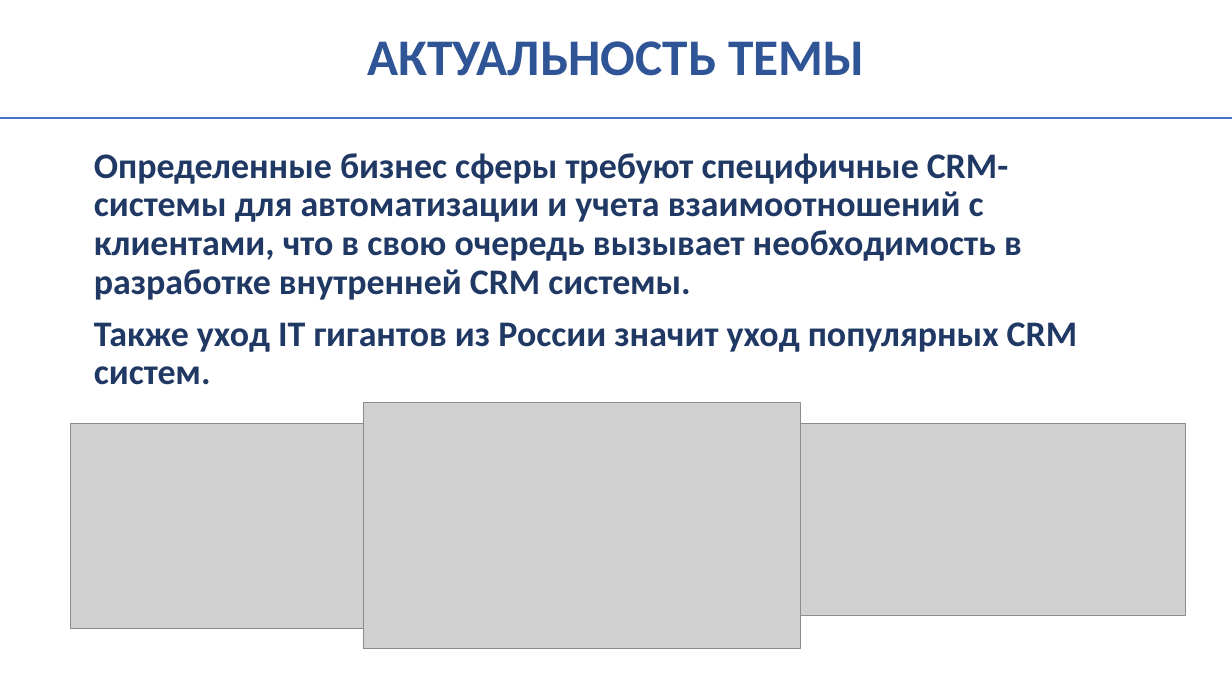
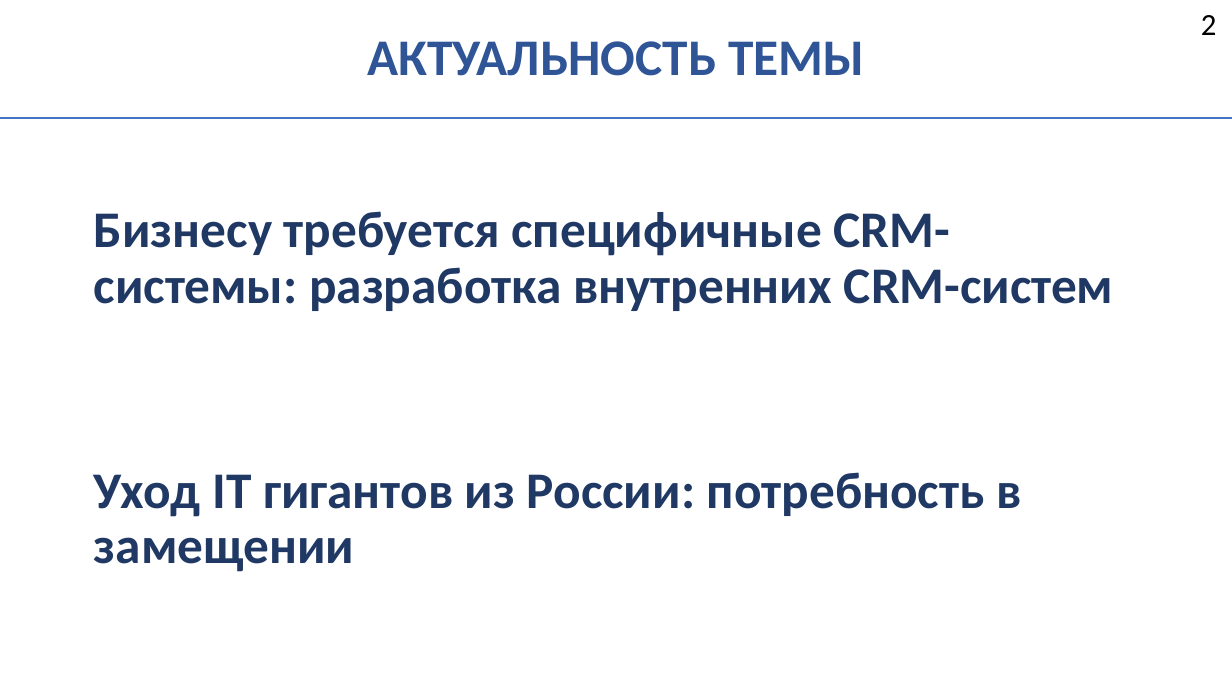
Before and after one commit to LeOneMoe/auto-credit, a slide deck: slide 2 of docs/Presentation.pptx. Drawn at 1232x693 pixels with LibreOffice and Linux fonts; fonts in the diff are those of the drawing; grey boxes stand for pictures. Boxes give left, top, right and bottom in pixels: in the first picture for what was removed or moved away, otherwise in the second. Text is boxed around its words. In the diff, an @@ line names an element or a change of style, - is before the commit and + after.

```diff
--- a/docs/Presentation.pptx
+++ b/docs/Presentation.pptx
@@ text added at bbox=[1201, 15, 1217, 35], 24 pt, text #000000 @@
+2
@@ text at bbox=[94, 211, 1114, 572]: text changed; size 28 to 40 pt @@
-Определенные бизнес сферы требуют специфичные CRM-системы для автоматизации и учета взаимоотношений с клиентами, что в свою очередь вызывает необходимость в разработке внутренней CRM системы.
-Также уход IT гигантов из России значит уход популярных CRM систем.
+Бизнесу требуется специфичные CRM-системы: разработка внутренних CRM-систем
+Уход IT гигантов из России: потребность в замещении
@@ picture removed at bbox=[363, 403, 800, 649] @@
@@ picture removed at bbox=[70, 423, 363, 628] @@
@@ picture removed at bbox=[800, 423, 1186, 616] @@
```
Also in this commit, not shown: 15 other slides changed, 2 slides added, 1 slide removed, 1 other file.
